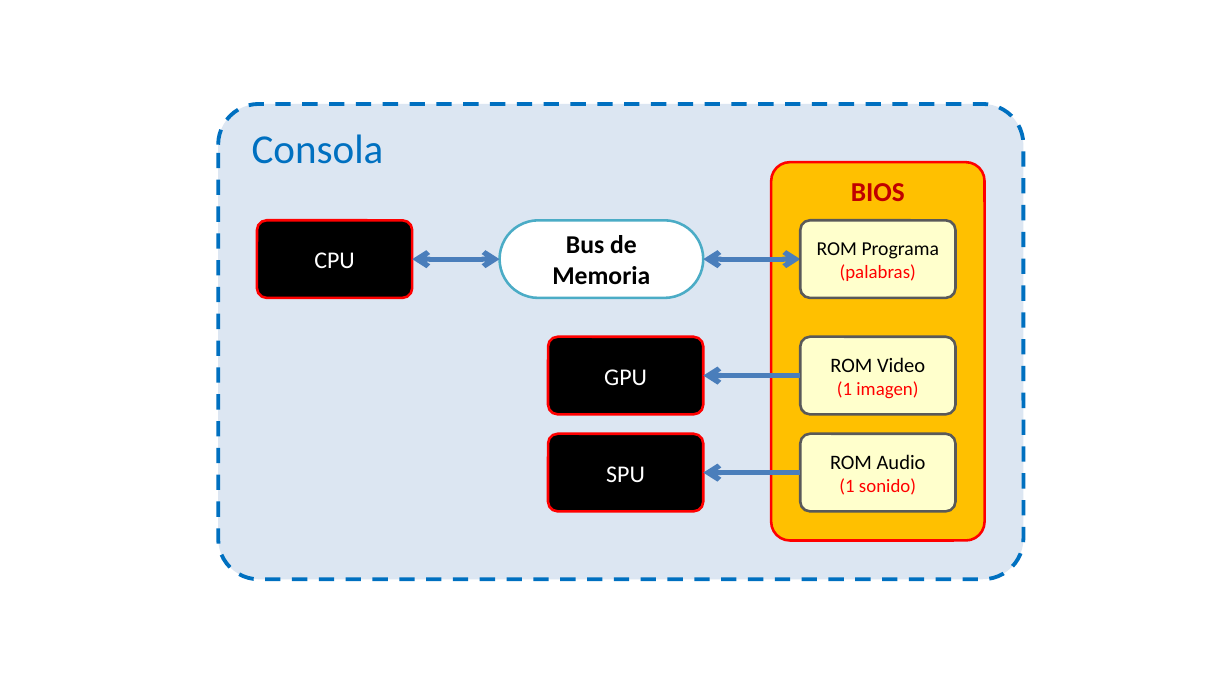
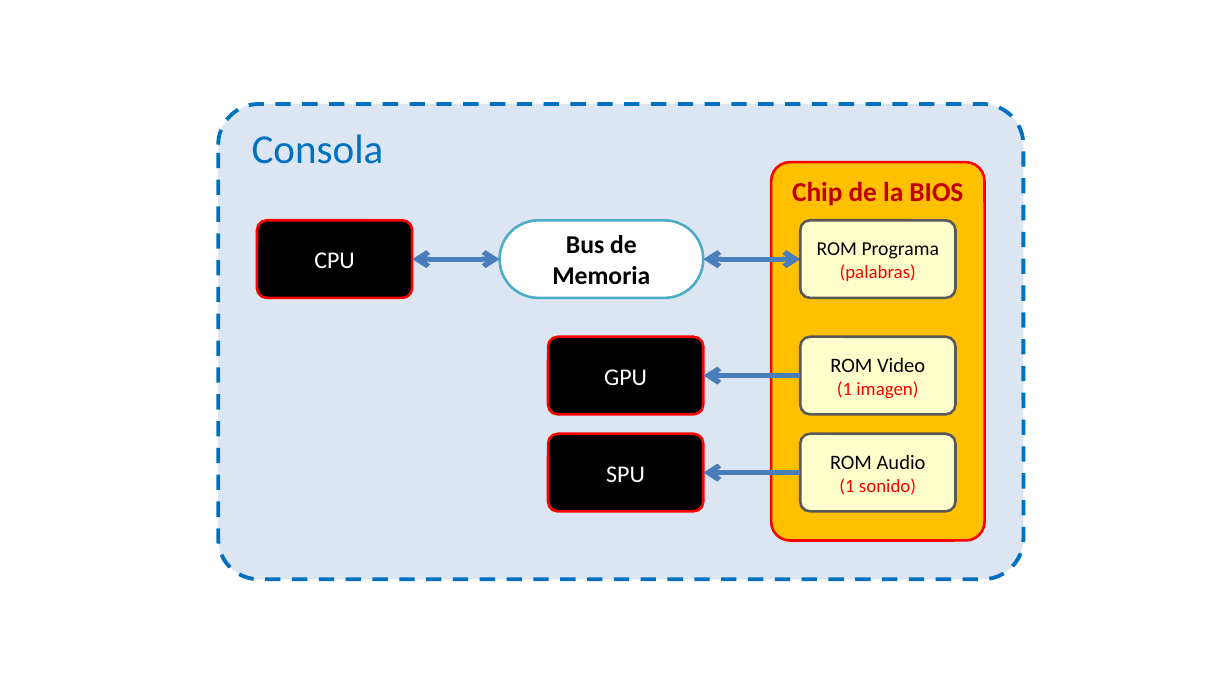
Before and after one commit to vircon32/Vircon32Documents, a slide deck: slide 3 of Specification/Spanish/Editable source images/Imágenes Spec Parte 7 - Otros componentes de la consola.pptx. Drawn at 1232x693 pixels with LibreOffice and Linux fonts; fonts in the diff are those of the drawing. Boxes give left, top, right and bottom in pixels: in the first picture for what was removed or moved away, otherwise in the second. Text is boxed around its words. In the diff, an @@ line names an element or a change of style, - is before the commit and + after.

Commit message:
Update Spanish specs for easier chip naming

```diff
--- a/Specification/Spanish/Editable source images/Imágenes Spec Parte 7 - Otros componentes de la consola.pptx
+++ b/Specification/Spanish/Editable source images/Imágenes Spec Parte 7 - Otros componentes de la consola.pptx
@@ text in rounded rectangle at bbox=[792, 182, 963, 206]: text changed @@
-BIOS
+Chip de la BIOS
```
Also in this commit, not shown: 1 other slide changed, 9 other files.
